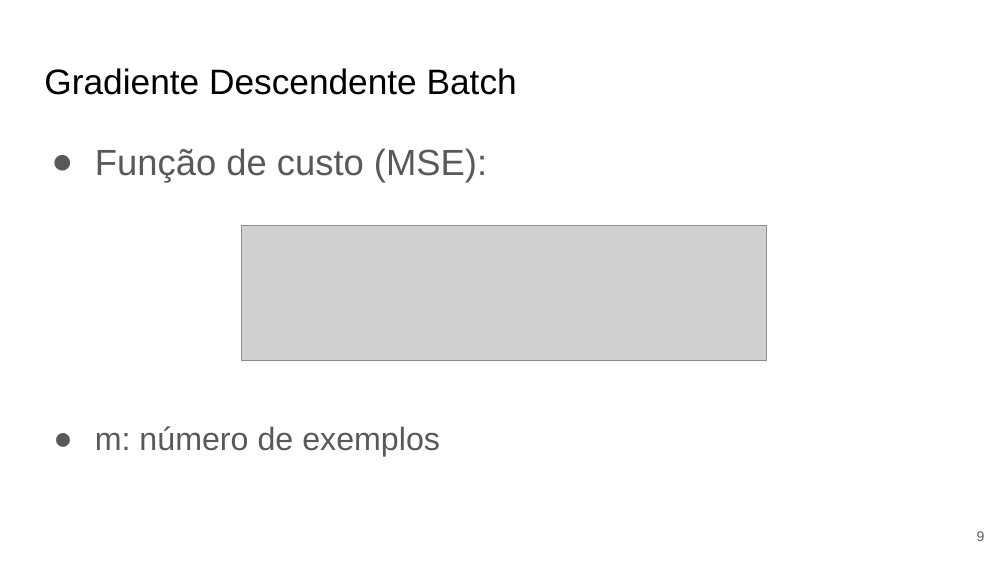
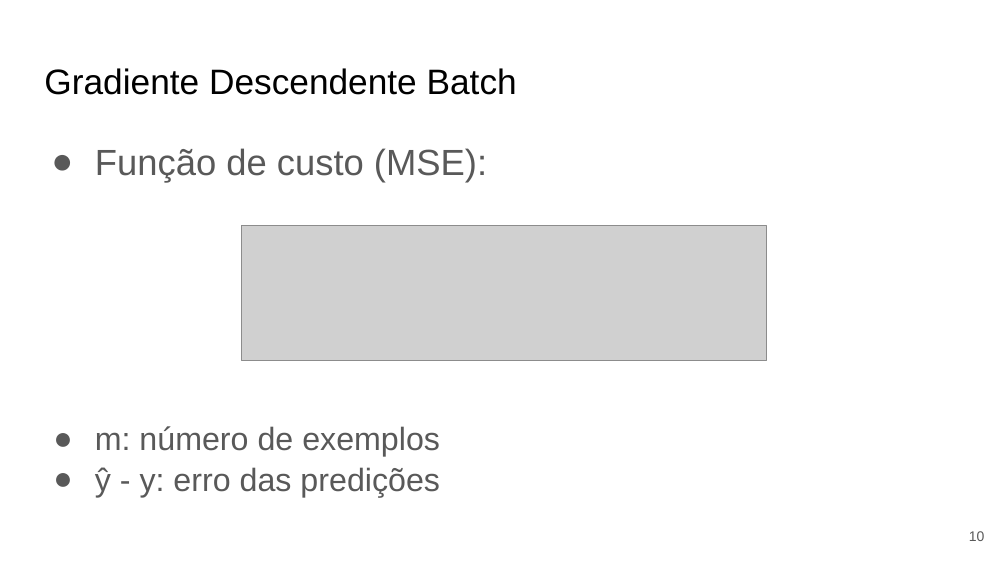
Before and after one commit to Redes-Neurais-2025-1/G5_DescidasGradiente_Fitting_Regularizacao, a slide deck: slide 10 of documentos/apresentacao.pptx (slide 9 before the commit). Drawn at 1008x567 pixels with LibreOffice and Linux fonts; fonts in the diff are those of the drawing; grey boxes stand for pictures. Boxes give left, top, right and bottom in pixels: in the first picture for what was removed or moved away, otherwise in the second. Text is boxed around its words. In the diff, an @@ line names an element or a change of style, - is before the commit and + after.

```diff
--- a/documentos/apresentacao.pptx
+++ b/documentos/apresentacao.pptx
@@ text at [95, 467, 440, 497]: paragraph added @@
+● ŷ - y: erro das predições
@@ page number at [969, 531, 985, 541]: text changed @@
-9
+10
```
Also in this commit, not shown: 23 other slides changed, 14 slides added, 4 slides removed, 1 other file.
